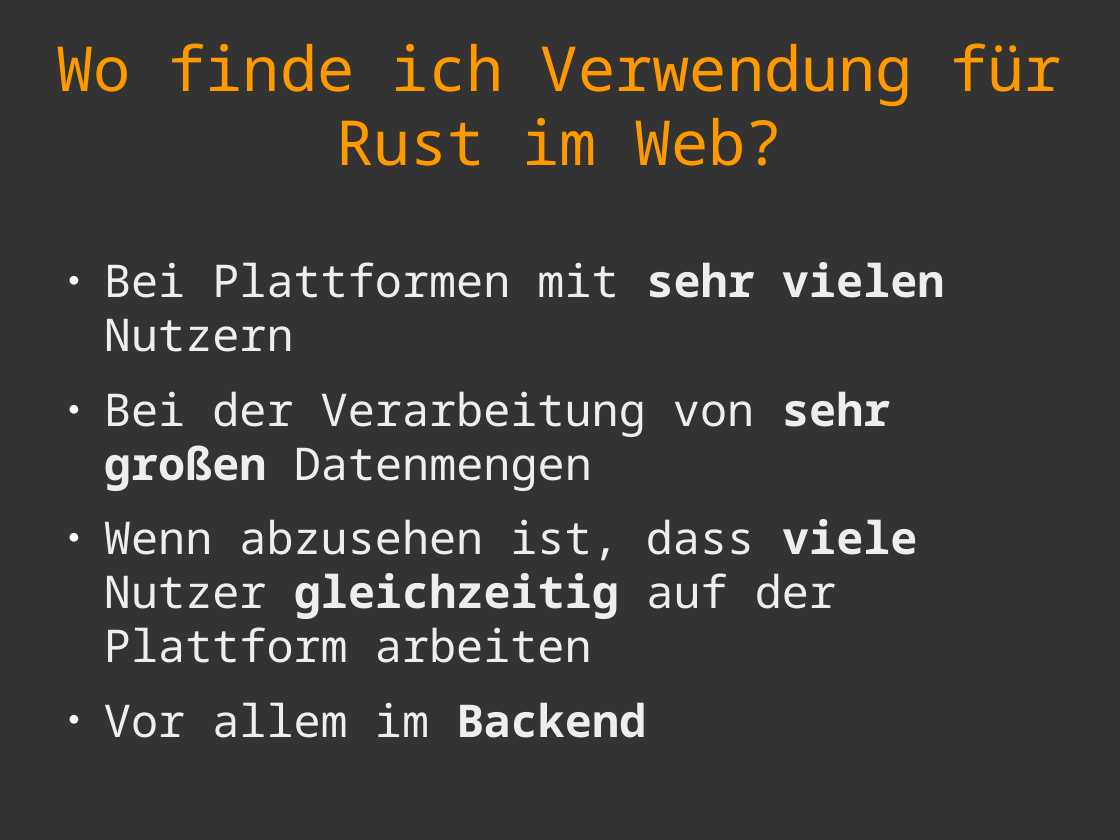
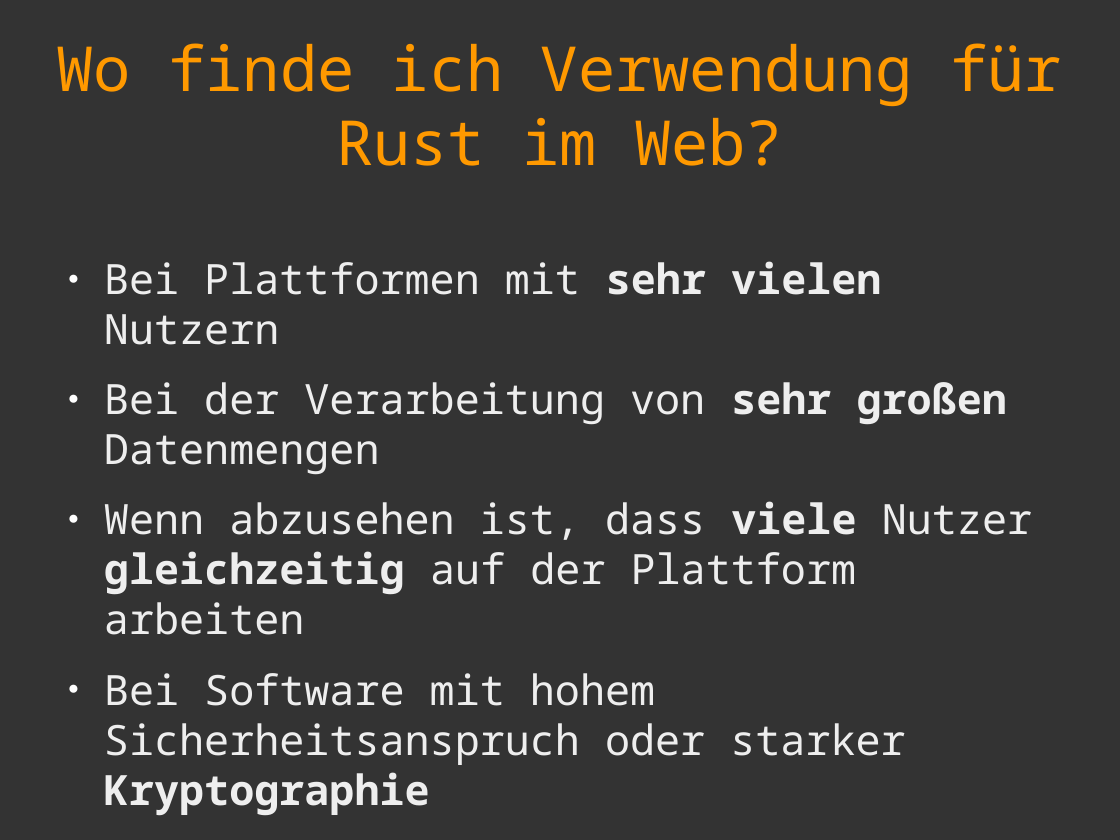
Before and after one commit to sphinxc0re/Web-Development-mit-Rust, a slide deck: slide 9 of slides.odp. Drawn at 1120x840 pixels with LibreOffice and Linux fonts; fonts in the diff are those of the drawing. Boxes give left, top, right and bottom in pixels: in the first picture for what was removed or moved away, otherwise in the second. Text is boxed around its words. In the diff, an @@ line names an element or a change of style, - is before the commit and + after.

```diff
--- a/slides.odp
+++ b/slides.odp
@@ text at [104,261,1032,635]: size 32 to 29.6 pt in "Bei Plattformen mit sehr vielen Nutzern", "Bei der Verarbeitung von sehr großen Datenmengen", "Wenn abzusehen ist, dass viele Nutzer gleichzeitig ..." @@
@@ text at [104,673,905,765]: text changed; size 32 to 29.6 pt @@
-● Vor allem im Backend
+● Bei Software mit hohem Sicherheitsanspruch oder starker Kryptographie
```
Also in this commit, not shown: 2 other slides changed, 1 slide added, 1 other file.
